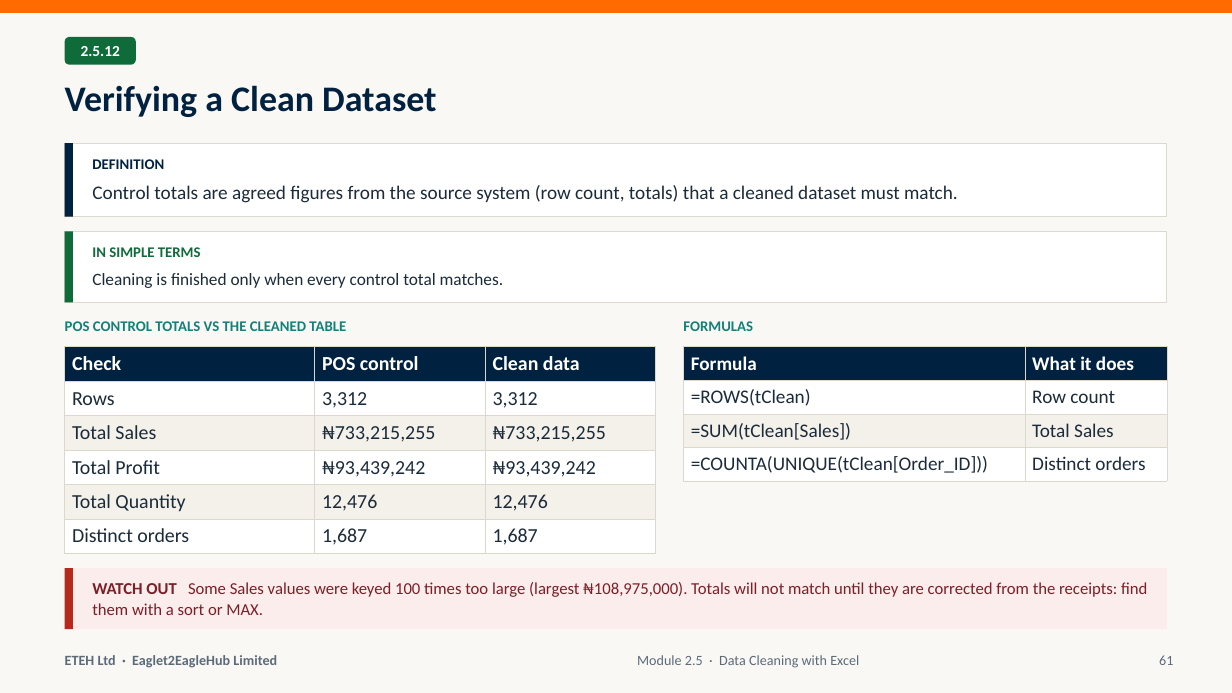
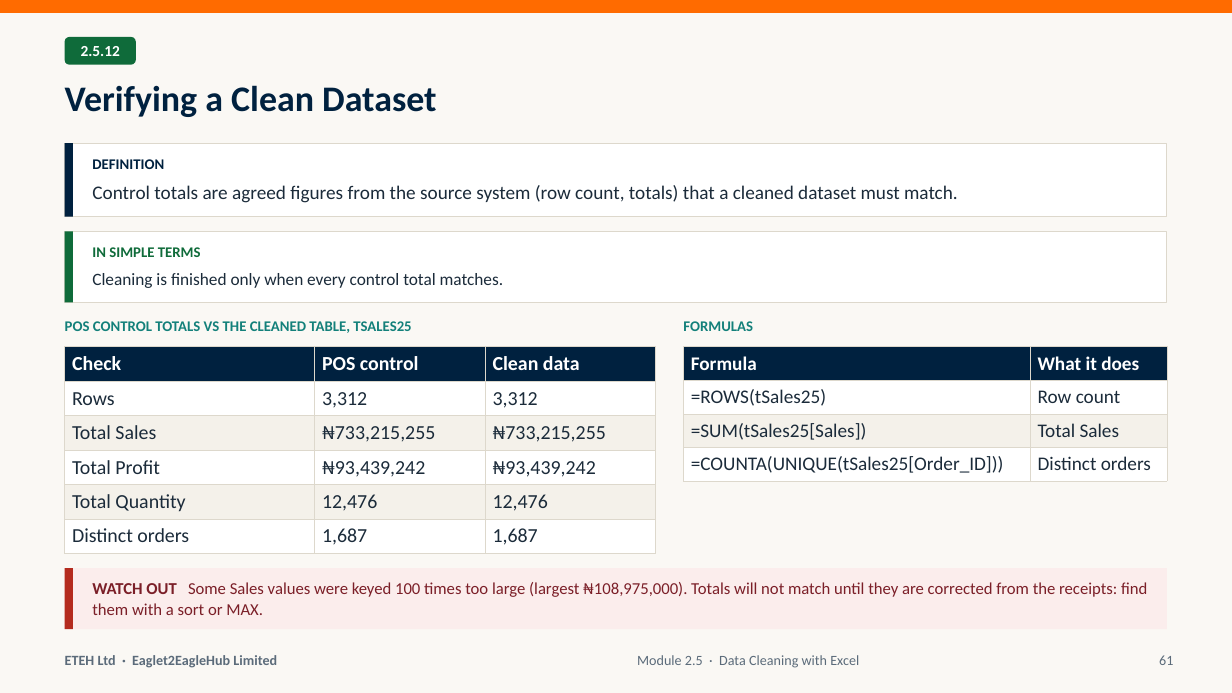
Before and after one commit to MaxiKen/ETEH, a slide deck: slide 61 of ETEH_Bootcamp_Pack/ETEH_Vol2_Week2_PowerQuery_Pivots_Slides.pptx. Drawn at 1232x693 pixels with LibreOffice and Linux fonts; fonts in the diff are those of the drawing. Boxes give left, top, right and bottom in pixels: in the first picture for what was removed or moved away, otherwise in the second. Text is boxed around its words. In the diff, an @@ line names an element or a change of style, - is before the commit and + after.

Commit message:
v3 Week 2: practice workbook covering all 175 topics (2.1-2.11), live PivotTables on tSM; deck cites real tDirty25 cells; verifier: Excel TRIM, NETWORKDAYS holidays, reset after eval errors; escape quotes in text checks

```diff
--- a/ETEH_Bootcamp_Pack/ETEH_Vol2_Week2_PowerQuery_Pivots_Slides.pptx
+++ b/ETEH_Bootcamp_Pack/ETEH_Vol2_Week2_PowerQuery_Pivots_Slides.pptx
@@ text at (65,321,411,333): text changed @@
-POS CONTROL TOTALS VS THE CLEANED TABLE
+POS CONTROL TOTALS VS THE CLEANED TABLE, TSALES25
@@ table at (684,347,1167,482) @@
-row 2, column 1: =ROWS(tClean)
+row 2, column 1: =ROWS(tSales25)
-row 3, column 1: =SUM(tClean[Sales])
+row 3, column 1: =SUM(tSales25[Sales])
-row 4, column 1: =COUNTA(UNIQUE(tClean[Order_ID]))
+row 4, column 1: =COUNTA(UNIQUE(tSales25[Order_ID]))
```
Also in this commit, not shown: 5 other slides changed, 12 other files.
